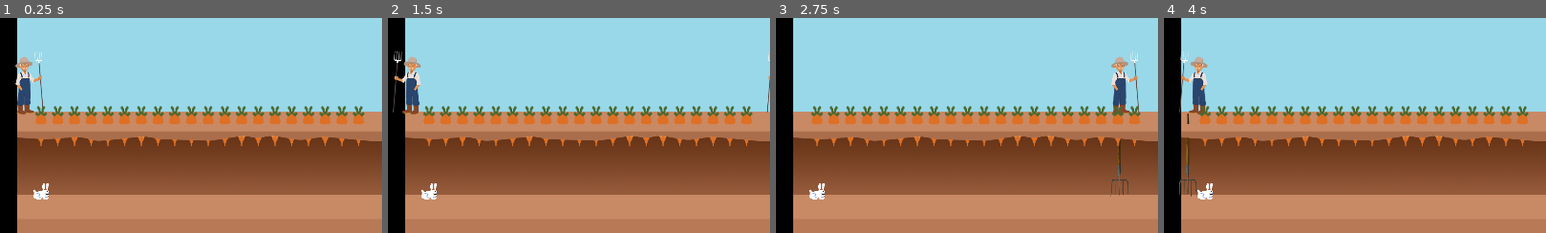
Above: before the commit, frames 1-4 (left to right).
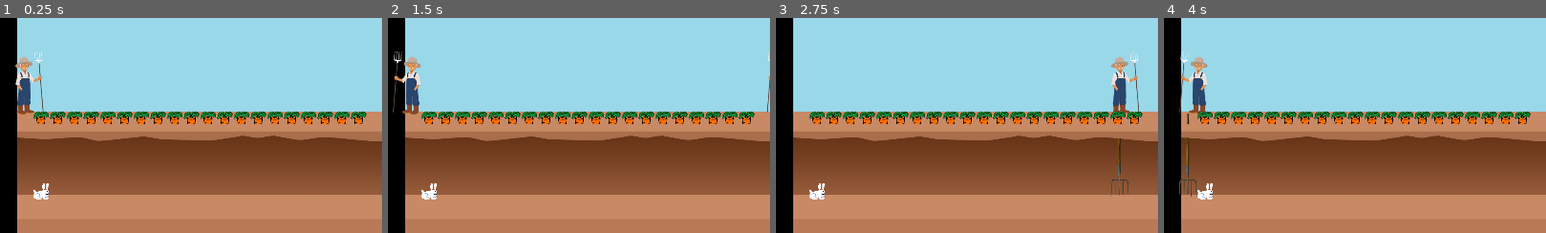
Above: after the commit, the same moments.

Repository: Brusi/ggj23
Game: Godot game, scene res://Game.tscn
The game is run twice, just before and just after one commit, with the same random seed, the same clock (stepped at 60 frames per second) and the same inputs.
Inputs:
- Up to frame 1 (0.25 s): no input
- Up to frame 2 (1.5 s): tap Enter at 0.5 s; hold D (farmer_right) 0.53-1.28 s; hold S (farmer_pitchfork) 0.53-1.28 s; tap Space at 1.25 s; hold A (farmer_left) from 1.28 s (still down); tap S (farmer_pitchfork) at 1.35 s
- Up to frame 3 (2.75 s): release A (farmer_left) at 2.03 s; hold D (farmer_right) from 2.03 s (still down); hold S (farmer_pitchfork) from 2.03 s (still down)
- Up to frame 4 (4 s): tap Enter at 2.75 s; release S (farmer_pitchfork) at 2.78 s; tap S (farmer_pitchfork) at 2.85 s; release D (farmer_right) at 3.53 s; hold A (farmer_left) from 3.53 s (still down); hold S (farmer_pitchfork) from 3.53 s (still down)
The pictures show only the part of the screen within x 49-99%, y 26-76%; the shares and areas given below are measured in that part.

The runs differ from the first frame. In frame 1, 5.2% of the frame differs, in the area x 8-96%, y 40-60%; in frame 2, 5.2%; in frame 3, 5.2%; in frame 4, 5.2%.

Commit message:
Update carrot sprite

Diff:
--- a/project/Carrot.tscn
+++ b/project/Carrot.tscn
@@ -10,7 +10,7 @@
 script = ExtResource( 2 )
 
 [node name="CarrotGraphics" type="Sprite" parent="."]
-scale = Vector2( 1.5, 2.5 )
+scale = Vector2( 0.5, 0.5 )
 z_index = 1
 texture = ExtResource( 1 )
 
Binary file changed: project/assets/carrot.png
